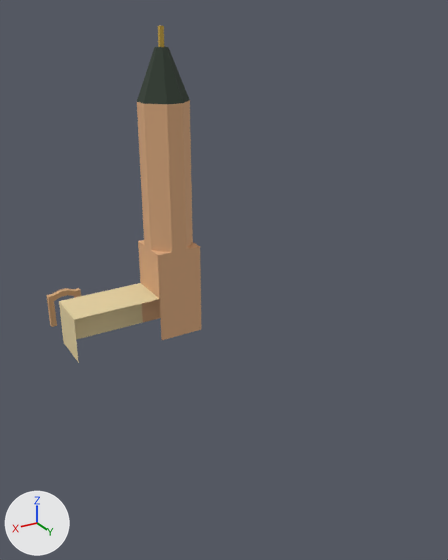
The Blender file assets/models/chunks/sebastian.blend as it was, and as the next commit left it.
One viewpoint serves both versions: a 50 mm lens placed at (28.1, 104.0, 52.7), pointed at (-12.0, 37.2, 19.3). The lights are fixed; the arrows at lower left show +X, +Y and +Z. The first picture is the older version.

The first picture shows 'Church' and 1 more.
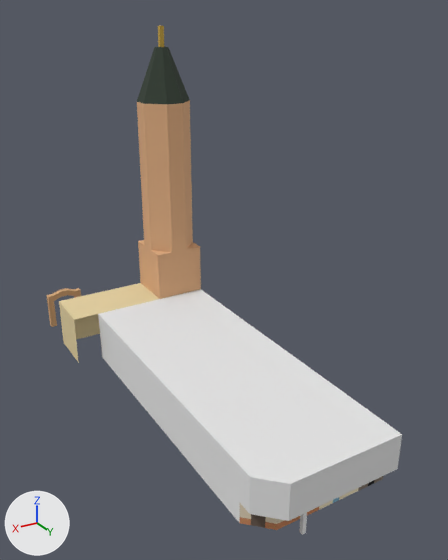
What differs and where, as boxes [x1, y1, x2, y2] in the pictures (448 x 560 px):
'Buildings', added
    after: [98, 289, 402, 530]
    faces in mat_material_001 (white #e7e7e7): [98, 289, 402, 522]
    faces in mat_pub (picture img_shop_jacob_png): [239, 503, 277, 530]
    faces in mat_vegetables (picture img_shop_vegetables_png): [277, 476, 383, 530]
'Column', added
    after: [299, 512, 307, 535]

The change, as a diff of the scene's bpy script:
```diff
--- a/assets/models/chunks/sebastian.blend.py
+++ b/assets/models/chunks/sebastian.blend.py
@@ img_shop_vegetables_png @@
+img_shop_vegetables_png = load_image('shop_vegetables.png', '../../textures/sebastian/shop_vegetables.png', 800, 150, 'sRGB')
@@ img_shop_jacob_png @@
+img_shop_jacob_png = load_image('shop_jacob.png', '../../textures/sebastian/shop_jacob.png', 512, 362, 'sRGB')
@@ mat_column @@
+mat_column = principled_material('Column')
+mat_column.base_color = (0.8, 0.8, 0.8)  # white #e7e7e7
+mat_column.roughness = 1.0
@@ mat_material_001 @@
+mat_material_001 = principled_material('Material.001')
+mat_material_001.base_color = (0.8, 0.8, 0.8)  # white #e7e7e7
+mat_material_001.roughness = 1.0
@@ mat_vegetables @@
+mat_vegetables = principled_material('Vegetables')
+mat_vegetables.texture = img_shop_vegetables_png
+mat_vegetables.roughness = 1.0
@@ mat_pub @@
+mat_pub = principled_material('Pub')
+mat_pub.texture = img_shop_jacob_png
+mat_pub.roughness = 1.0
@@ me_plane_003 @@
+me_plane_003.from_pydata([(-0.5, -0.5, 0.0), (0.5, -0.5, 0.0), (-0.5, 0.5, 0.0), (0.5, 0.5, 0.0), (-0.5, 0.5, 3.0), (-0.5, -0.5, 3.0), (0.5, -0.5, 3.0), (0.5, 0.5, 3.0)], [], [(2, 0, 5, 4), (3, 2, 4, 7), (0, 1, 6, 5), (1, 3, 7, 6)])
+me_plane_003.materials.append(mat_column)  # white #e7e7e7
@@ me_plane_002 @@
+me_plane_002.from_pydata(...)  # 19 vertices, 12 faces; spans x -19.0..0.0, y 8.0..56.0, z 0.0..8.0
+# faces by material slot: [10, 1, 1]
+me_plane_002.materials.append(mat_material_001)  # white #e7e7e7
+me_plane_002.materials.append(mat_pub)  # picture img_shop_jacob_png
+me_plane_002.materials.append(mat_vegetables)  # picture img_shop_vegetables_png
@@ ob_column @@
+ob_column = bpy.data.objects.new('Column', me_plane_003)
+ob_column.location = (-6.2, 63.8, 0.0)
+ob_column.scale = (0.5, 0.5, 1.0)
@@ ob_buildings @@
+ob_buildings = bpy.data.objects.new('Buildings', me_plane_002)
+ob_buildings.location = (-1.0, 8.0, 0.0)
```
